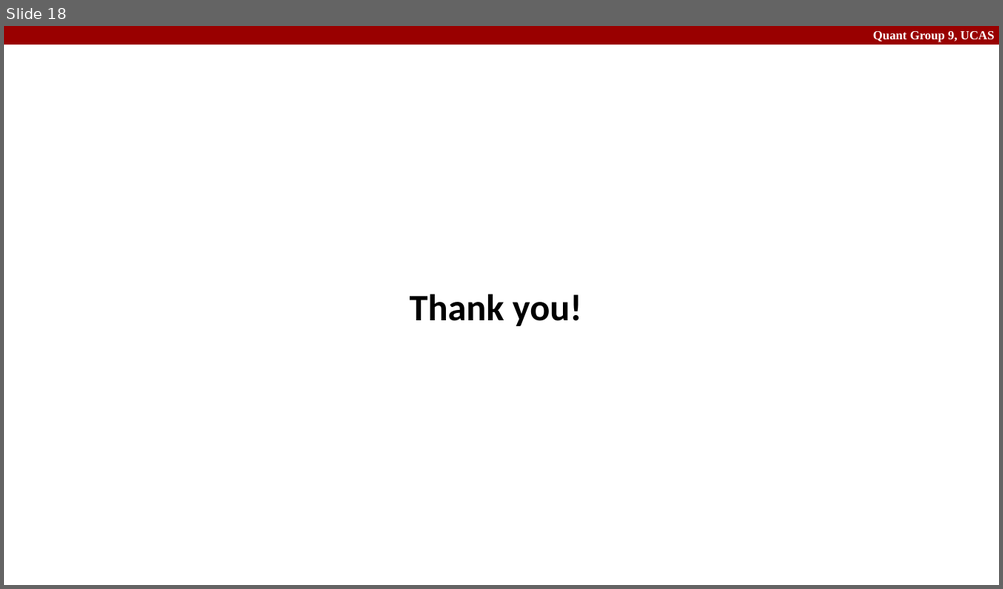
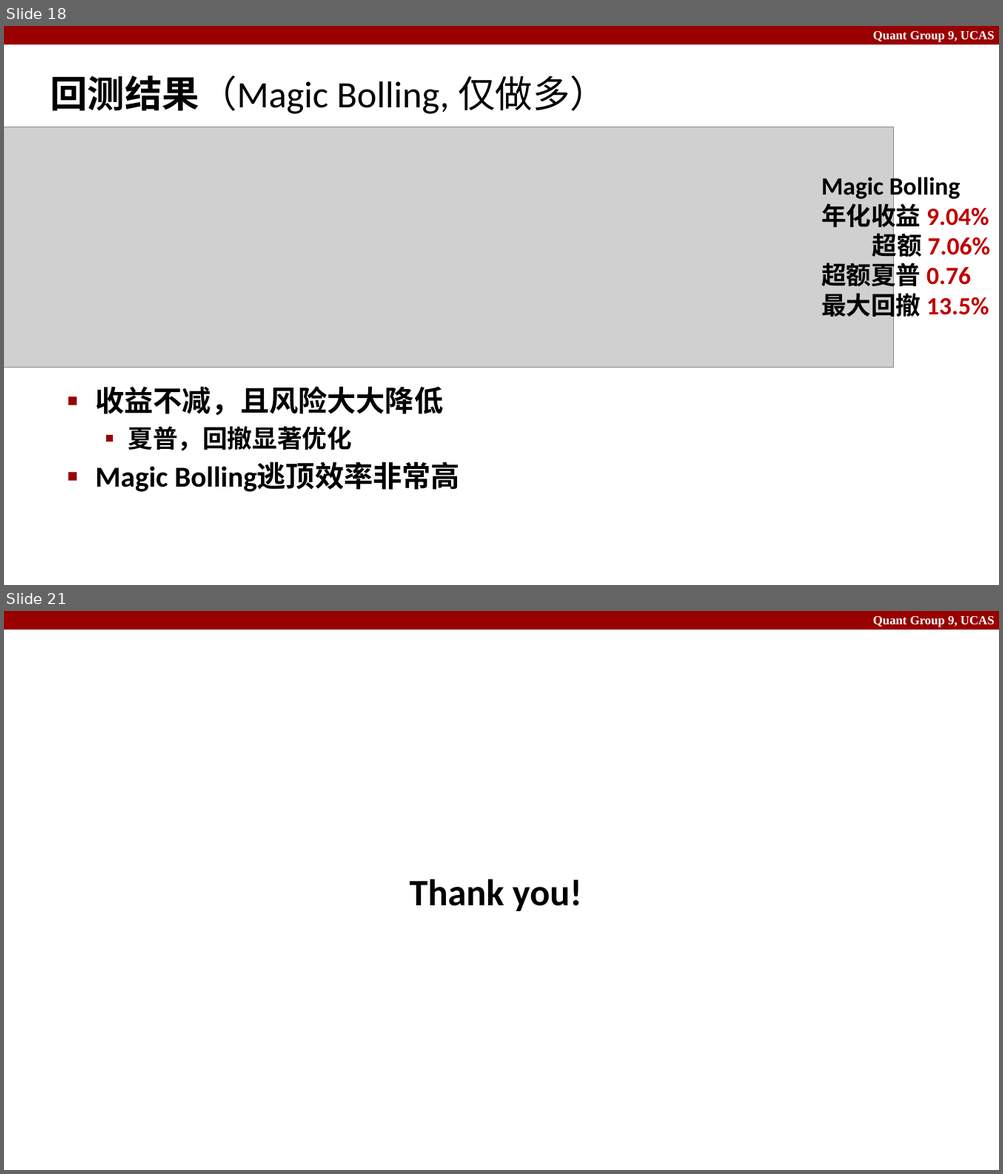
Before and after one commit to IcyChlorine/Quant9, a slide deck: slides.pptx. Shown one above the other, each under a label of ours: slide 18 before the commit, slides 18 and 21 after it; the slides between them are not shown. The pictures are 1003x589 and 1003x1174 pixels, drawn with LibreOffice and Linux fonts; fonts in the diff are those of the drawing; grey boxes stand for pictures. Boxes give left, top, right and bottom in pixels: in the first picture for what was removed or moved away, otherwise in the second. Text is boxed around its words. In the diff, an @@ line names an element or a change of style, - is before the commit and + after.

```diff
--- a/slides.pptx
+++ b/slides.pptx
@@ slide 18 added at box(4, 26, 999, 585), background #FFFFFF; not listed: 2 template elements that a slide beside it also shows @@
@@ title added at box(51, 76, 607, 114), 36 pt, text #000000 @@
+回测结果（Magic Bolling, 仅做多）
@@ picture added at box(4, 127, 893, 368) @@
@@ text added at box(821, 175, 990, 321), 24 pt, text #000000, bold @@
+Magic Bolling
+年化收益 9.04%
+超额 7.06%
+超额夏普 0.76
+最大回撤 13.5%
@@ text added at box(95, 386, 459, 492), 28 pt, text #000000, bold @@
+■ 收益不减，且风险大大降低
+  ▪ 夏普，回撤显著优化
+■ Magic Bolling逃顶效率非常高
@@ what was slide 18 is now slide 21 @@
```
Also in this commit, not shown: 4 slides changed, 3 other slides added, 1 slide removed, 2 other files.
